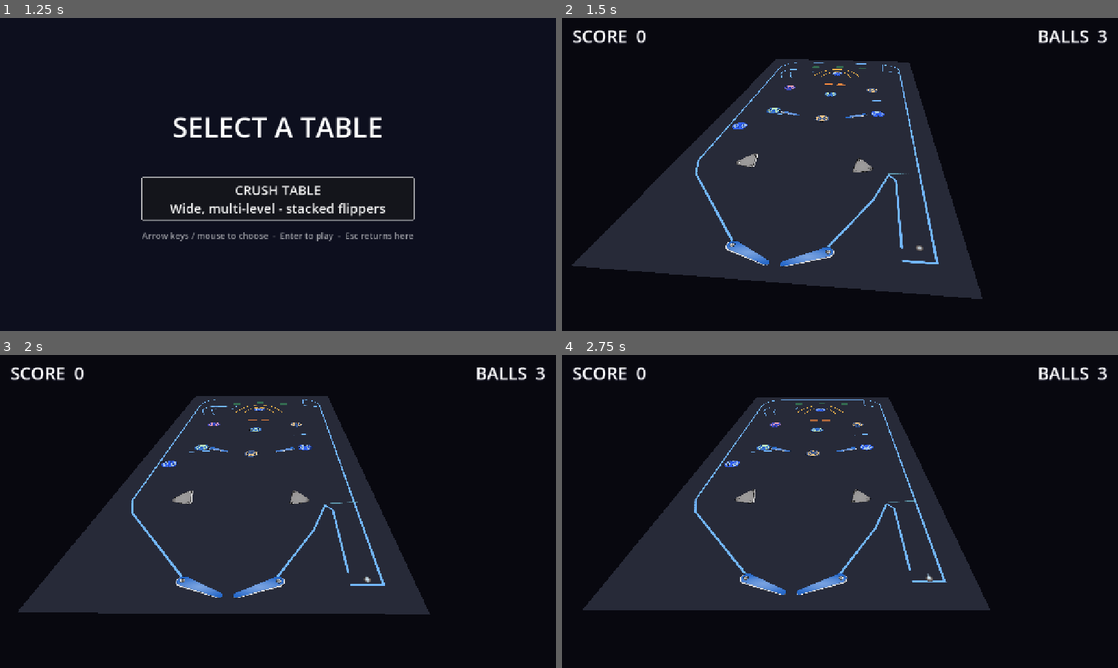
Above: before the commit, frames 1-4 (two rows, left to right).
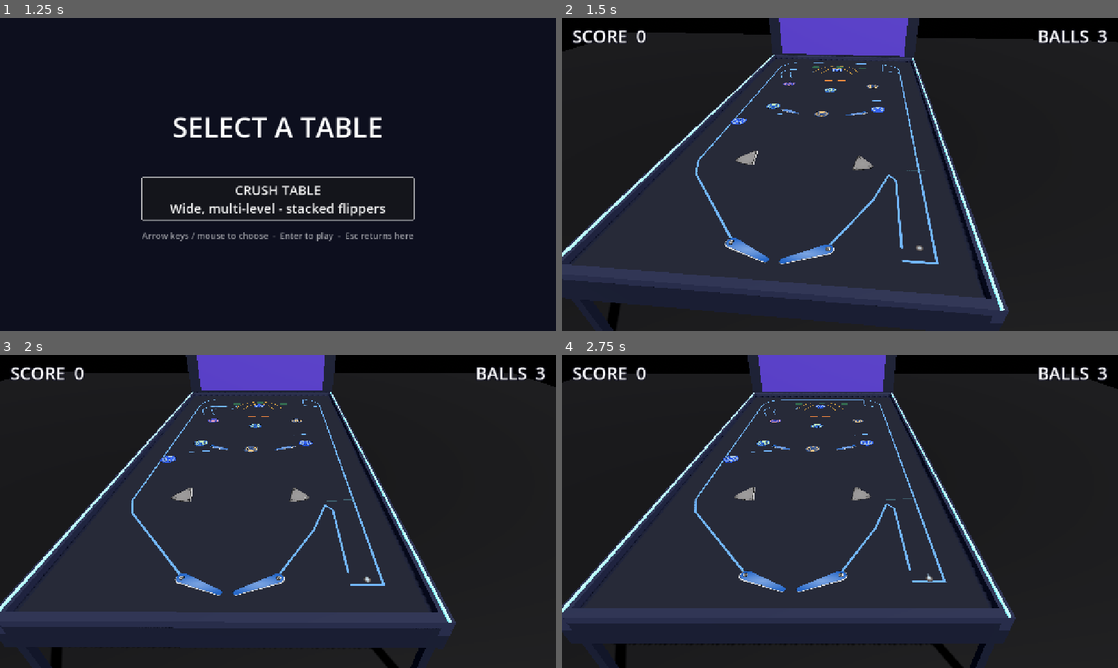
Above: after the commit, the same moments.

Repository: eddieedease/gdpb
Game: Godot game, scene res://scenes/table_select.tscn
Two runs of this game, one before a commit and one after it. Both use one fixed random seed, a clock stepped at 60 frames per second and the inputs below. Sound files missing from this copy of the repository are replaced by a short silence.
Inputs:
- Up to frame 1 (1.25 s): hold E (nudge_right) from 0.53 s (still down)
- Up to frame 2 (1.5 s): release E (nudge_right) at 1.25 s; click "CRUSH TABLE Wide, multi-level…" at 1.25 s
- Up to frame 3 (2 s): no input
- Up to frame 4 (2.75 s): hold Down (ui_down) from 2.03 s (still down); tap Space (launch) at 2.1 s

Frame 1 is identical in both runs. In frame 2, 17% of the frame differs, in the area x 0-81%, y 0-100%; in frame 3, 18%, in the area x 0-100%, y 0-100%; in frame 4, 18%.

Commit message:
Add 3D arcade cabinet and true parallax elevation tiers
Cabinet: body slab, side rails with neon accent strips, end caps, legs,
glowing backbox panel, floor plane, directional light + dark procedural
sky - the playfield now sits in a real machine that the slanted camera
moves along.

Elevation/parallax: playfield pieces are split over three tiers projected
onto stacked planes (base 0 / mid 0.14m / top 0.30m) rendered by separate
SubViewports, so the perspective camera produces true parallax - you see
around bumpers, drop targets and flippers as the view moves. The ball
stays on the base plane (a ball meets a bumper's skirt at floor level;
the body towers above it).

Implementation notes (hard-won): a SubViewport can NOT render another
SubViewport's canvas - world_2d sharing, RenderingServer canvas attach,
and shared world + Camera2D all render nothing. The working approach:
REPARENT tier pieces into their own viewports (a viewport reliably draws
its own children) and re-home their physics bodies/areas into the table's
space via PhysicsServer2D.*_set_space, keeping gameplay one unified world.
Verified: tier viewports render content, bumpers/targets still collide
and score (800 in test run), drop targets knock down, no errors.

Co-Authored-By: Claude Opus 4.8 <noreply@anthropic.com>

Diff:
--- a/scripts/crush_view.gd
+++ b/scripts/crush_view.gd
@@ -1,13 +1,32 @@
 extends Node3D
 ## 2.5D presentation for the Crush table. The 2D table runs unchanged inside a
-## SubViewport; its texture is projected onto a plane lying flat in 3D space,
-## and a perspective Camera3D follows the ball down the table at a slant -
-## like standing at a real machine. ALL gameplay stays 2D.
+## SubViewport and is projected into 3D, where a perspective Camera3D follows
+## the ball at a slant. ALL gameplay stays 2D.
 ##
-## Tune the view with the camera_* exports below.
+## Elevation/parallax: playfield pieces are split over three render tiers
+## (base surface / mid / top) using CanvasItem.visibility_layer bits. Two extra
+## SubViewports share the SAME 2D world but cull to one tier each, and each
+## tier is projected onto its own transparent plane at increasing height above
+## the table. With the perspective camera this produces true parallax - you
+## can see around raised pieces. The ball hops to the top tier while riding a
+## ramp, so ramps visibly elevate it.
+##
+## A simple 3D arcade cabinet (body, rails, legs, glowing backbox) sits under
+## the projected playfield.
 
 const PX_PER_M := 100.0          # 2D pixels -> 3D metres
 const TABLE_SIZE := Vector2(1280, 2560)
+
+# Elevation tiers. Mid/top pieces are MOVED into their own SubViewports, which
+# render them on separate transparent planes (a viewport reliably renders only
+# its own children). Their physics bodies/areas are then re-homed into the
+# table's physics space at the PhysicsServer level, so gameplay stays one
+# unified world. The ball stays on the base plane - correct for pinball, where
+# the ball meets a bumper's skirt at floor level while the body towers above.
+
+## Height of the mid / top tiers above the playfield, in metres.
+@export var mid_height := 0.14
+@export var top_height := 0.3
 
 ## Camera height above the table plane.
 @export var camera_height := 8.2
@@ -23,6 +42,8 @@
 @onready var _vp: SubViewport = $GameViewport
 @onready var _cam: Camera3D = $Camera3D
 
+var _vp_mid: SubViewport
+var _vp_top: SubViewport
 var _last_ball := Vector2(1120, 2360)   # start aimed at the plunger
 var _punch := 0.0
 
@@ -33,21 +54,12 @@
 	win.content_scale_aspect = Window.CONTENT_SCALE_ASPECT_KEEP_WIDTH
 	win.content_scale_size = Vector2i(1280, 720)
 
-	# Table surface colour (drawn behind the table inside the viewport) so the
-	# playfield reads as a distinct slab against the darker 3D void.
+	# Table surface colour (drawn behind the table inside the viewport).
 	var surface := ColorRect.new()
 	surface.color = Color(0.16, 0.17, 0.22)
 	surface.size = TABLE_SIZE
 	_vp.add_child(surface)
 	_vp.move_child(surface, 0)
-
-	# Dark world backdrop behind/around the table.
-	var env := Environment.new()
-	env.background_mode = Environment.BG_COLOR
-	env.background_color = Color(0.03, 0.03, 0.06)
-	var we := WorldEnvironment.new()
-	we.environment = env
-	add_child(we)
 
 	# The 3D camera replaces the table's own 2D camera and HUD (the HUD lives
 	# in this scene instead, drawn flat on the real screen).
@@ -59,21 +71,134 @@
 	if table_hud:
 		table_hud.queue_free()
 
-	# Screen: a quad lying flat, showing the live table texture.
+	# --- elevation tiers ---
+	_vp_mid = _make_tier_viewport()
+	_vp_top = _make_tier_viewport()
+	var space: RID = _vp.find_world_2d().space
+	for child in table.get_children().duplicate():
+		var n: String = child.name
+		if n.begins_with("Bumper") or n.begins_with("DropTarget") or n.contains("Ramp"):
+			child.reparent(_vp_top)
+			_rehome_physics(child, space)
+		elif n.begins_with("Flipper") or n.begins_with("Slingshot") or n == "LaneGate":
+			child.reparent(_vp_mid)
+			_rehome_physics(child, space)
+	_add_screen(_vp.get_texture(), 0.0, false)
+	_add_screen(_vp_mid.get_texture(), mid_height, true)
+	_add_screen(_vp_top.get_texture(), top_height, true)
+
+	_build_environment()
+	_build_cabinet()
+
+	_cam.fov = camera_fov
+	_cam.position = _table_to_world(_last_ball) + Vector3(0, camera_height, camera_back)
+	GameManager.impact.connect(_on_impact)
+
+
+func _make_tier_viewport() -> SubViewport:
+	var vp := SubViewport.new()
+	vp.size = _vp.size
+	vp.transparent_bg = true
+	vp.render_target_update_mode = SubViewport.UPDATE_ALWAYS
+	add_child(vp)
+	return vp
+
+
+## Move every physics body/area under `node` into the table's physics space so
+## pieces rendered in a tier viewport still collide with the ball.
+func _rehome_physics(node: Node, space: RID) -> void:
+	if node is Area2D:
+		PhysicsServer2D.area_set_space(node.get_rid(), space)
+	elif node is CollisionObject2D:
+		PhysicsServer2D.body_set_space(node.get_rid(), space)
+	for c in node.get_children():
+		_rehome_physics(c, space)
+
+
+func _add_screen(tex: Texture2D, height: float, transparent: bool) -> void:
 	var mesh := MeshInstance3D.new()
 	var quad := QuadMesh.new()
 	quad.size = TABLE_SIZE / PX_PER_M
 	mesh.mesh = quad
 	var mat := StandardMaterial3D.new()
 	mat.shading_mode = BaseMaterial3D.SHADING_MODE_UNSHADED
-	mat.albedo_texture = _vp.get_texture()
+	mat.albedo_texture = tex
+	if transparent:
+		mat.transparency = BaseMaterial3D.TRANSPARENCY_ALPHA
 	mesh.material_override = mat
 	mesh.rotation_degrees.x = -90.0
+	mesh.position.y = height
 	add_child(mesh)
 
-	_cam.fov = camera_fov
-	_cam.position = _table_to_world(_last_ball) + Vector3(0, camera_height, camera_back)
-	GameManager.impact.connect(_on_impact)
+
+func _build_environment() -> void:
+	var sky_mat := ProceduralSkyMaterial.new()
+	sky_mat.sky_top_color = Color(0.01, 0.01, 0.04)
+	sky_mat.sky_horizon_color = Color(0.05, 0.04, 0.11)
+	sky_mat.ground_bottom_color = Color(0.01, 0.01, 0.02)
+	sky_mat.ground_horizon_color = Color(0.05, 0.04, 0.11)
+	var sky := Sky.new()
+	sky.sky_material = sky_mat
+	var env := Environment.new()
+	env.background_mode = Environment.BG_SKY
+	env.sky = sky
+	env.ambient_light_source = Environment.AMBIENT_SOURCE_COLOR
+	env.ambient_light_color = Color(0.5, 0.55, 0.7)
+	env.ambient_light_energy = 0.6
+	var we := WorldEnvironment.new()
+	we.environment = env
+	add_child(we)
+
+	var light := DirectionalLight3D.new()
+	light.rotation_degrees = Vector3(-52, 28, 0)
+	light.light_energy = 1.1
+	light.shadow_enabled = true
+	add_child(light)
+
+
+func _build_cabinet() -> void:
+	var w := TABLE_SIZE.x / PX_PER_M      # 12.8
+	var l := TABLE_SIZE.y / PX_PER_M      # 25.6
+	var body_col := Color(0.09, 0.10, 0.15)
+	var rail_col := Color(0.14, 0.15, 0.22)
+	var neon := Color(0.3, 0.85, 1.0)
+
+	# main body slab under the playfield
+	_box(Vector3(w + 1.0, 1.0, l + 1.0), Vector3(0, -0.52, 0), body_col)
+	# side rails + end caps (slightly proud of the playfield)
+	_box(Vector3(0.35, 0.6, l + 1.0), Vector3(-(w * 0.5 + 0.32), -0.05, 0), rail_col)
+	_box(Vector3(0.35, 0.6, l + 1.0), Vector3(w * 0.5 + 0.32, -0.05, 0), rail_col)
+	_box(Vector3(w + 1.0, 0.6, 0.35), Vector3(0, -0.05, l * 0.5 + 0.32), rail_col)
+	_box(Vector3(w + 1.0, 0.6, 0.35), Vector3(0, -0.05, -(l * 0.5 + 0.32)), rail_col)
+	# neon accent strips along the rail tops
+	_box(Vector3(0.08, 0.06, l + 1.0), Vector3(-(w * 0.5 + 0.32), 0.28, 0), neon, 1.6)
+	_box(Vector3(0.08, 0.06, l + 1.0), Vector3(w * 0.5 + 0.32, 0.28, 0), neon, 1.6)
+	# legs
+	for corner in [Vector3(-w * 0.5 - 0.2, -2.2, l * 0.5 + 0.2), Vector3(w * 0.5 + 0.2, -2.2, l * 0.5 + 0.2),
+			Vector3(-w * 0.5 - 0.2, -2.2, -l * 0.5 - 0.2), Vector3(w * 0.5 + 0.2, -2.2, -l * 0.5 - 0.2)]:
+		_box(Vector3(0.3, 3.4, 0.3), corner, body_col)
+	# backbox with glowing panel at the far (top) end
+	_box(Vector3(w + 1.0, 4.6, 0.9), Vector3(0, 2.0, -(l * 0.5 + 1.0)), body_col)
+	_box(Vector3(w - 1.0, 3.4, 0.1), Vector3(0, 2.1, -(l * 0.5 + 0.52)), Color(0.15, 0.1, 0.35), 1.3)
+	# floor far below
+	_box(Vector3(90, 0.2, 90), Vector3(0, -4.0, 0), Color(0.03, 0.03, 0.05))
+
+
+func _box(size: Vector3, pos: Vector3, color: Color, emission := 0.0) -> void:
+	var mesh := MeshInstance3D.new()
+	var box := BoxMesh.new()
+	box.size = size
+	mesh.mesh = box
+	var mat := StandardMaterial3D.new()
+	mat.albedo_color = color
+	mat.roughness = 0.7
+	if emission > 0.0:
+		mat.emission_enabled = true
+		mat.emission = color
+		mat.emission_energy_multiplier = emission
+	mesh.material_override = mat
+	mesh.position = pos
+	add_child(mesh)
 
 
 func _table_to_world(p: Vector2) -> Vector3:
